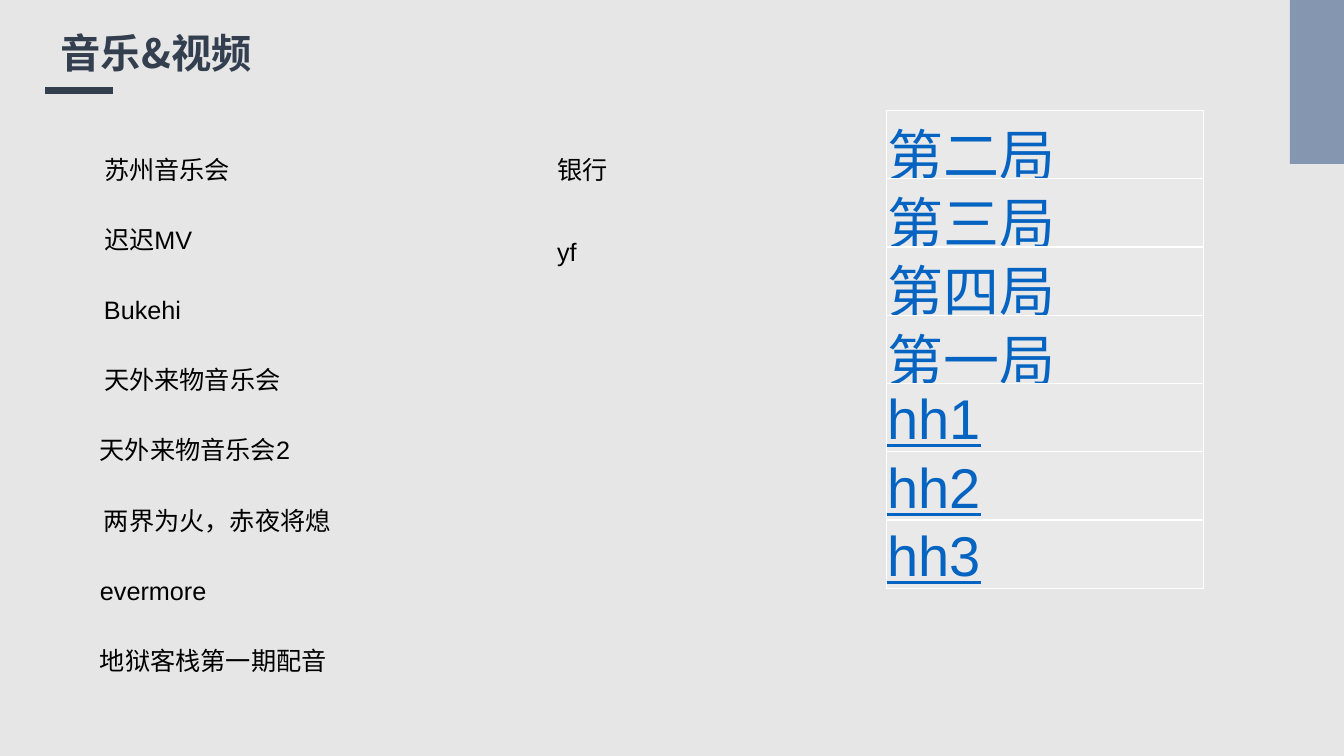
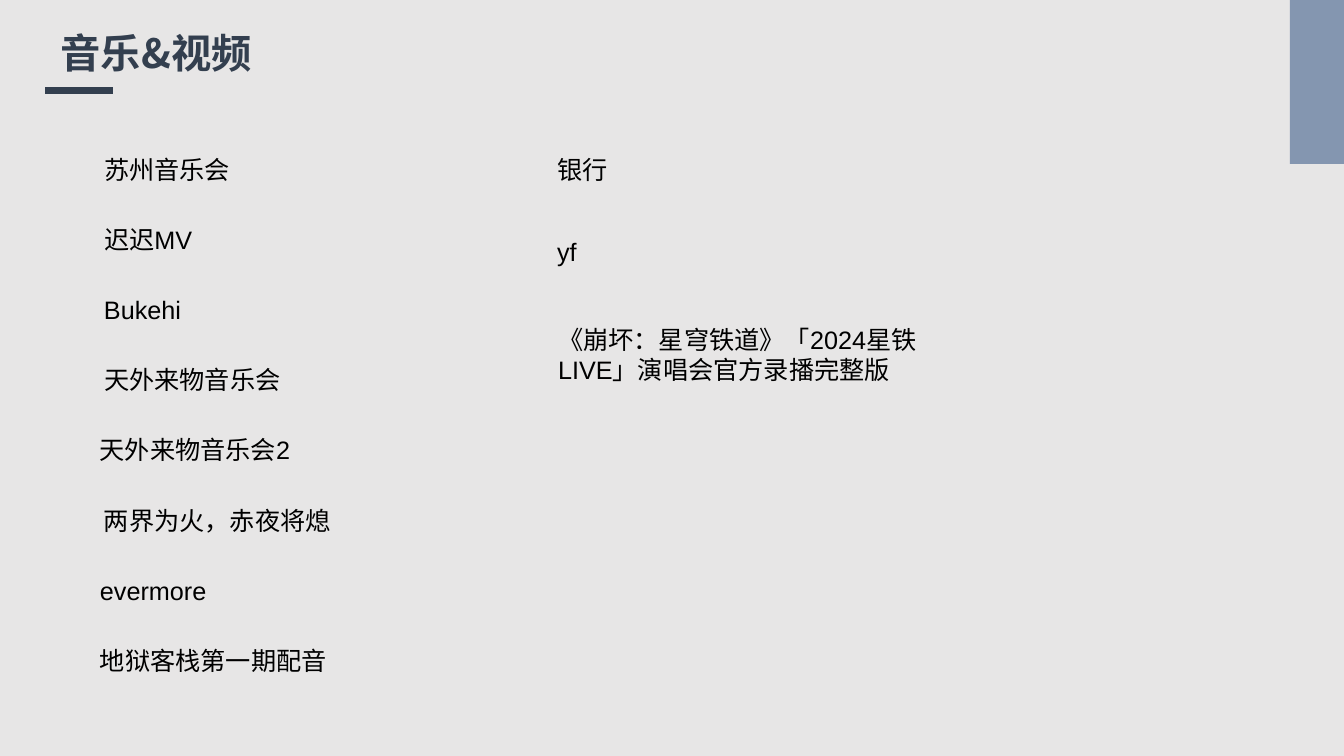
Before and after one commit to Bukehi/BukehiWeb, a slide deck: slide 16 of livefile/livepowerpoint.pptx. Drawn at 1344x756 pixels with LibreOffice and Linux fonts; fonts in the diff are those of the drawing. Boxes give left, top, right and bottom in pixels: in the first picture for what was removed or moved away, otherwise in the second. Text is boxed around its words. In the diff, an @@ line names an element or a change of style, - is before the commit and + after.

Commit message:
"upgrade commit"

```diff
--- a/livefile/livepowerpoint.pptx
+++ b/livefile/livepowerpoint.pptx
@@ table removed at box(886, 111, 1203, 589), 7 rows, 1 columns @@
-第二局
-第三局
-第四局
-第一局
-hh1
-hh2
-hh3
@@ text added at box(558, 327, 916, 381), 18 pt, text #000000 @@
+《崩坏：星穹铁道》「2024星铁LIVE」演唱会官方录播完整版
```
